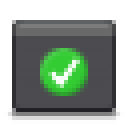
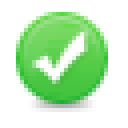
Layered file, before and after one edit (128x128). Changes by layer:
added layer "Shape 1" above "Layer 2" over 32, 28, 88, 84
painted on "Layer 2" over 16, 12, 108, 112
removed layer "Layer 1 copy" over 8, 20, 120, 120
